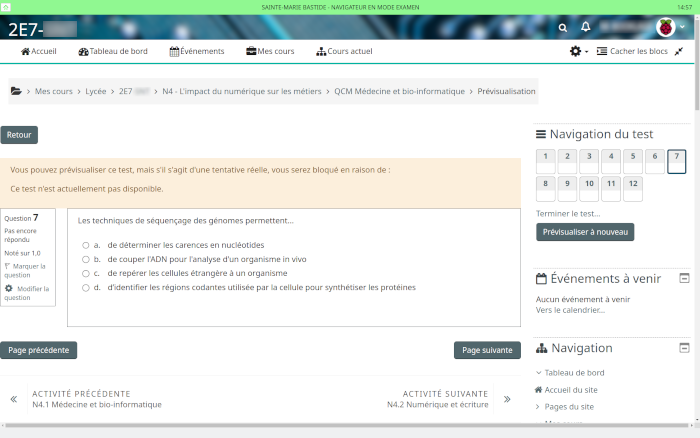
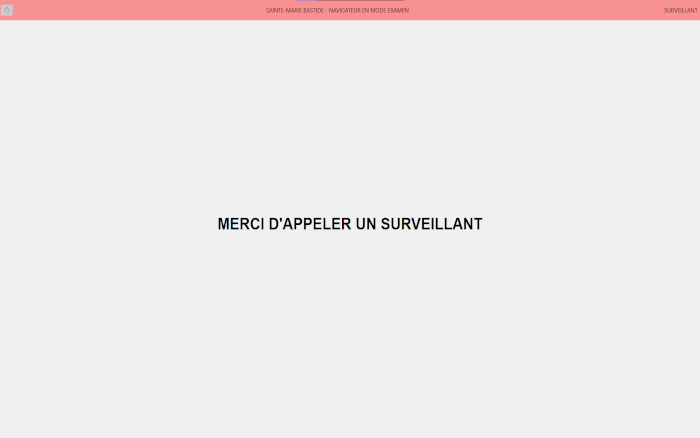
Layers edited between the first and the second 700 x 438 image:
removed layer "Calque copié #2(3000ms)(combine)" over [0, 0, 700, 429]
removed layer "Calque copié #1(3000ms)(combine)" over [0, 0, 700, 223]
removed layer "Calque copié(3000ms)" over [0, 0, 700, 429]
added layer "ALERTE #1" above "ALERTE #2" over [0, 0, 700, 429]
added layer "ALERTE #2" above "QCM" over [0, 0, 700, 429]
added layer "QCM" over [0, 0, 700, 429]
